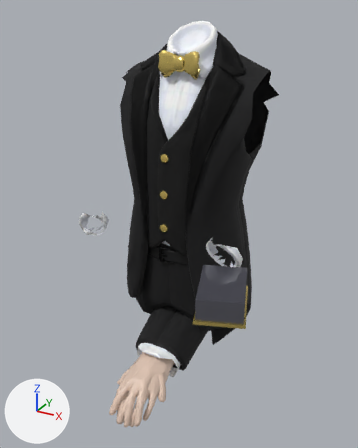
The glTF model public/models/vip_dealer.glb: old version first, new version second.
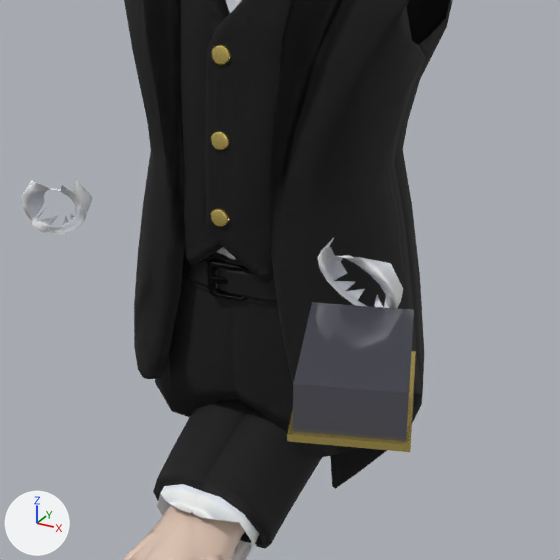
There are two pictures of each version: one whole from a 50 mm lens placed at (0.623, -1.181, 0.648), pointed at (0.028, -0.099, 0.107), one close up on the part from 19% to 87% of the width and 30% to 84% of the height. Arrows for +X, +Y and +Z are at lower left; the lights stay in place. The older version's two pictures come first. Vertices at exactly the same position are counted once.

Objects in the first close-up: 'Dealer_LeftArm', 'Dealer_RightArm', 'Dealer_Torso'.
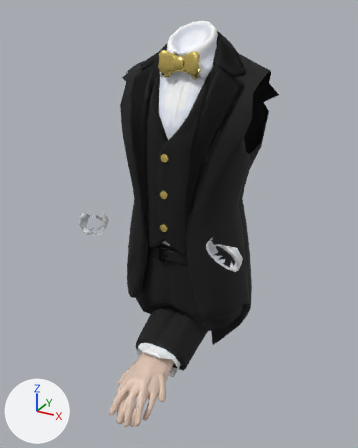
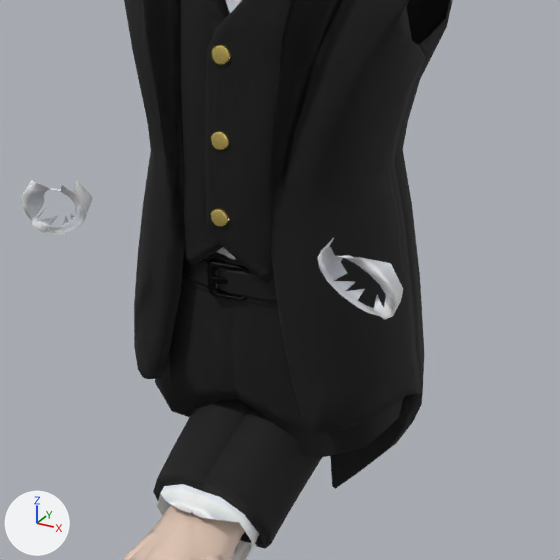
Changed parts and their boxes [x1, y1, x2, y2] in the close-ups (560 x 560 px):
part 1 of me_dealer_torso_mesh, deleted
    before: [287, 351, 416, 452]
part 2 of me_dealer_torso_mesh, deleted
    before: [293, 302, 414, 441]

Patch to the scene script:
```diff
--- a/public/models/vip_dealer.glb.py
+++ b/public/models/vip_dealer.glb.py
@@ me_dealer_torso_mesh @@
 # used by ob_dealer_torso; location = (0.0, 0.0, 0.0)
-me_dealer_torso_mesh.from_pydata(...)  # 2173 vertices, 3800 faces; spans x -0.244..0.322, y -0.378..0.166, z -0.454..0.613
+me_dealer_torso_mesh.from_pydata(...)  # 2157 vertices, 3776 faces; spans x -0.244..0.244, y -0.204..0.166, z -0.454..0.613
+# me_dealer_torso_mesh part 1: the loose piece of 8 vertices spanning x 0.158..0.322, y -0.378..-0.182, z 0.016..0.024 is deleted
+# me_dealer_torso_mesh part 2: the loose piece of 8 vertices spanning x 0.164..0.316, y -0.372..-0.188, z 0.02..0.076 is deleted
 me_dealer_torso_mesh.materials.append(mat_dealerjacketpbr)
@@ me_dealer_torso_mesh @@
 me_dealer_torso_mesh.materials.append(mat_dealerpantspbr)
-me_dealer_torso_mesh.materials.append(mat_dealershoegold)  # yellow #f1d77c
-me_dealer_torso_mesh.materials.append(mat_dealershoeacrylicbox)  # dark grey #505059
```
